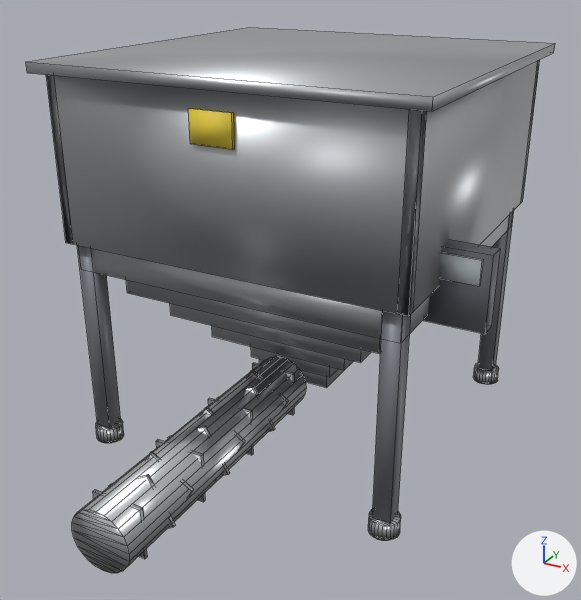
Two versions of the FBX model Tools/butchery/fbx/SM_RENDERING_HOPPER.fbx, one commit apart.
One viewpoint serves both versions: a 50 mm camera at (2.21, -3.96, 3.04) aimed at (0.05, -0.05, 1.08). The lights are fixed; the arrows at lower right show +X, +Y and +Z. The first picture is the older version. Mesh edges are drawn as thin lines. Vertices at exactly the same position are counted once.

In view in the first picture: 'SM_RENDERING_HOPPER'.
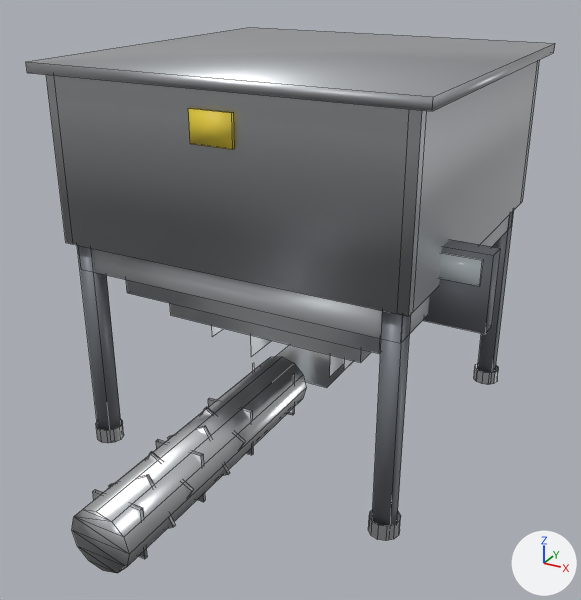
The change in detail:
me_sm_rendering_hopper is used by ob_sm_rendering_hopper; location (0.0, 0.0, 0.0).
me_sm_rendering_hopper had 508 vertices, 576 faces and spanned x -1.27..1.27, y -1.68..1.68, z 0.0..2.46.
me_sm_rendering_hopper now has 336 vertices, 204 faces and spans x -1.27..1.27, y -1.68..1.68, z 0.0..2.46.
me_sm_rendering_hopper part 1: the loose piece of 8 vertices spanning x -0.3..0.1, y -0.36..-0.33, z 0.2..0.6 is deleted.
me_sm_rendering_hopper part 2: the loose piece of 8 vertices spanning x -0.3..0.1, y -0.18..-0.16, z 0.2..0.6 is deleted.
Part 3, on me_sm_rendering_hopper:
156 vertices are removed from x -1.19..0.99, y -1.68..1.6, z 0.0..0.61.
444 faces are deleted.
70 new faces join them, mat_m_butchery_stainless (light grey #dddfe2).
14 new faces join them, mat_m_butchery_steelbrushed (light grey #c8cbce).

Boxes (x1, y1, x2, y2) around the edits, measured in the pictures (581 x 600 px):
part 1 of me_sm_rendering_hopper, deleted
    before: (217, 386, 275, 432)
part 2 of me_sm_rendering_hopper, deleted
    before: (248, 370, 289, 406)
part 3 of me_sm_rendering_hopper, cut back
    before: (46, 60, 540, 573)
    after: (72, 357, 498, 573)
